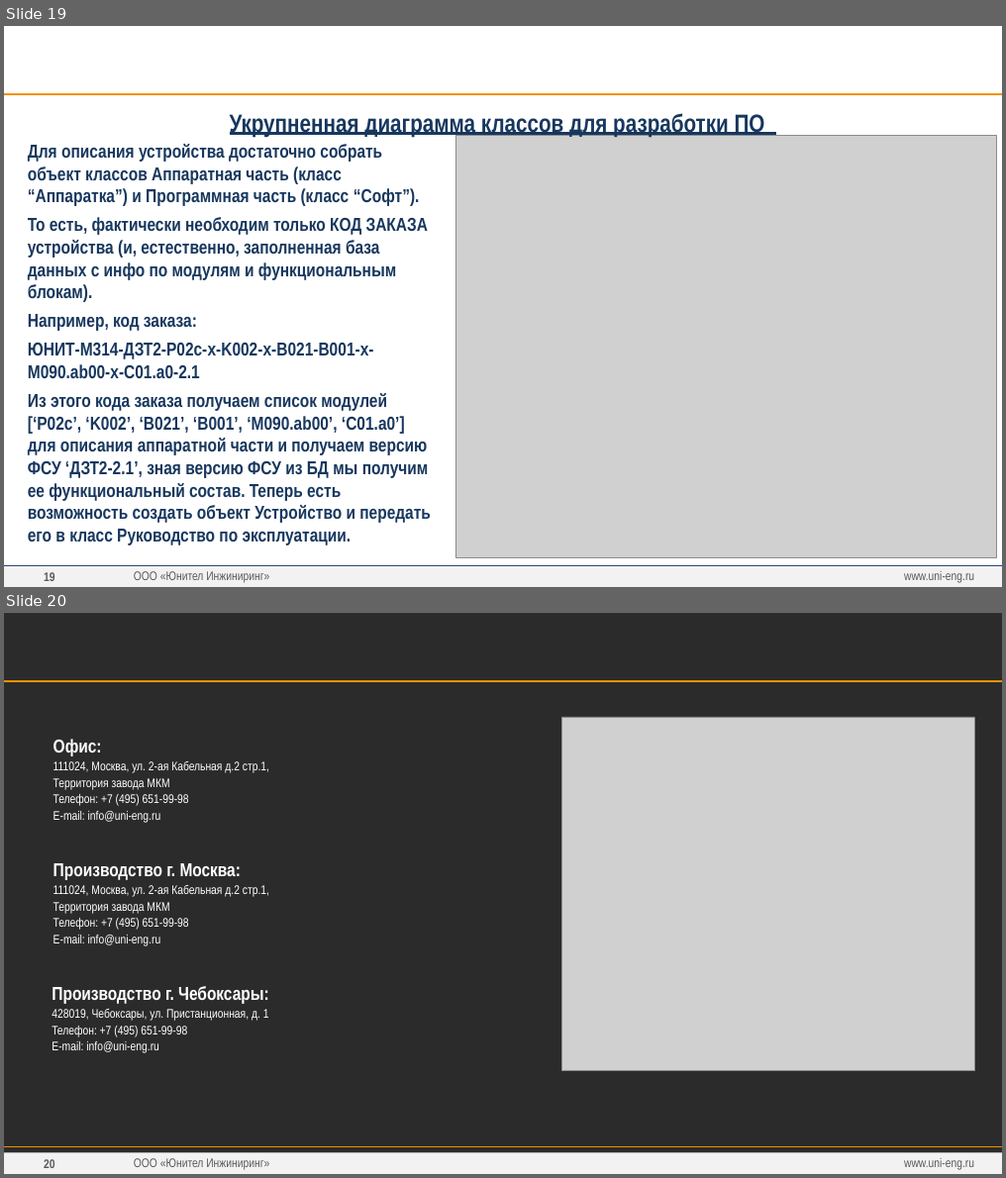
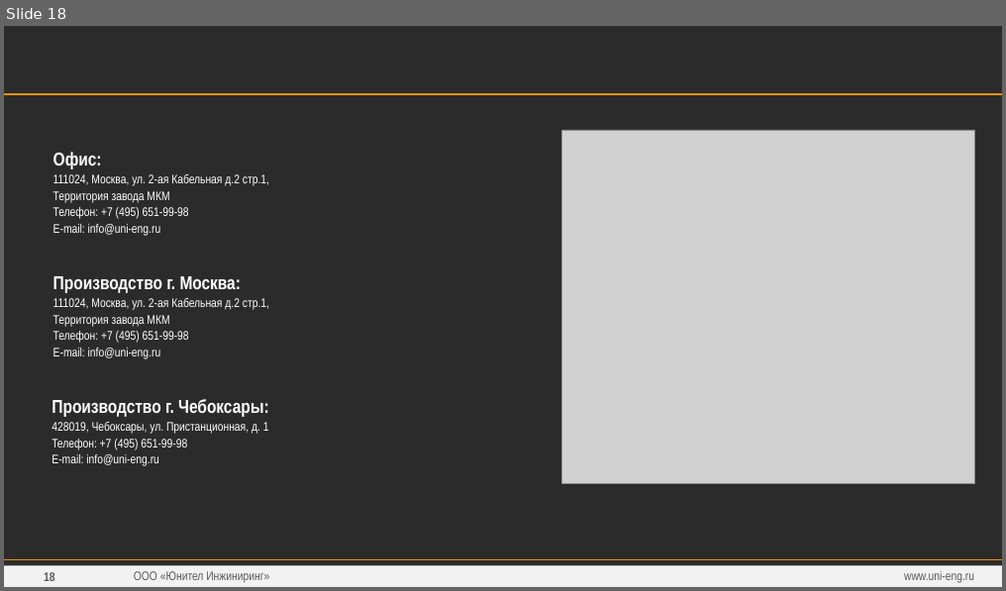
Before and after one commit to greglu1976/ProjectOmni, a slide deck: Презентация/Презентация v3.pptx. Shown one above the other, each under a label of ours: slides 19 and 20 before the commit, slide 18 after it. The pictures are 1006x1178 and 1006x591 pixels, drawn with LibreOffice and Linux fonts; fonts in the diff are those of the drawing; grey boxes stand for pictures; background and template pictures are left out; a plain dark background stands for a picture behind light text. Boxes give left, top, right and bottom in pixels: in the first picture for what was removed or moved away, otherwise in the second. Text is boxed around its words. In the diff, an @@ line names an element or a change of style, - is before the commit and + after.

```diff
--- a/Презентация/Презентация v3.pptx
+++ b/Презентация/Презентация v3.pptx
@@ slide 19 removed at (x1=4, y1=26, x2=1002, y2=587), background #FFFFFF; not listed: 4 template elements that a slide beside it also shows @@
@@ text removed at (x1=4, y1=42, x2=779, y2=76) @@
-ПРЕДЛАГАЕМАЯ КОНЦЕПЦИЯ МОДЕЛИ УСТРОЙСТВА ДЛЯ ДАЛЬНЕЙШЕЙ РАЗРАБОТКИ
@@ text removed at (x1=230, y1=111, x2=765, y2=138) @@
-Укрупненная диаграмма классов для разработки ПО
@@ text removed at (x1=28, y1=144, x2=431, y2=546) @@
-Для описания устройства достаточно собрать объект классов Аппаратная часть (класс “Аппаратка”) и Программная часть (класс “Софт”).
-То есть, фактически необходим только КОД ЗАКАЗА устройства (и, естественно, заполненная база данных с инфо по модулям и функциональным блокам).
-Например, код заказа:
-ЮНИТ-М314-ДЗТ2-Р02с-x-K002-х-B021-B001-х-М090.ab00-х-С01.a0-2.1
-Из этого кода заказа получаем список модулей [‘Р02с’, ‘K002’, ‘B021’, ‘В001’, ‘М090.ab00’, ‘С01.a0’] для описания аппаратной части и получаем версию ФСУ ‘ДЗТ2-2.1’, зная версию ФСУ из БД мы получим ее функциональный состав. Теперь есть возможность создать объект Устройство и передать его в класс Руководство по эксплуатации.
@@ picture removed at (x1=456, y1=136, x2=997, y2=559) @@
@@ line removed from (4, 566) to (1002, 566) @@
@@ text removed at (x1=904, y1=571, x2=974, y2=583) @@
-www.uni-eng.ru
@@ what was slide 20 is now slide 18 @@
@@ page number at (x1=44, y1=572, x2=54, y2=581): text changed @@
-20
+18
```
Also in this commit, not shown: 1 slide changed, 1 slide added, 2 other slides removed, 59 other files.
